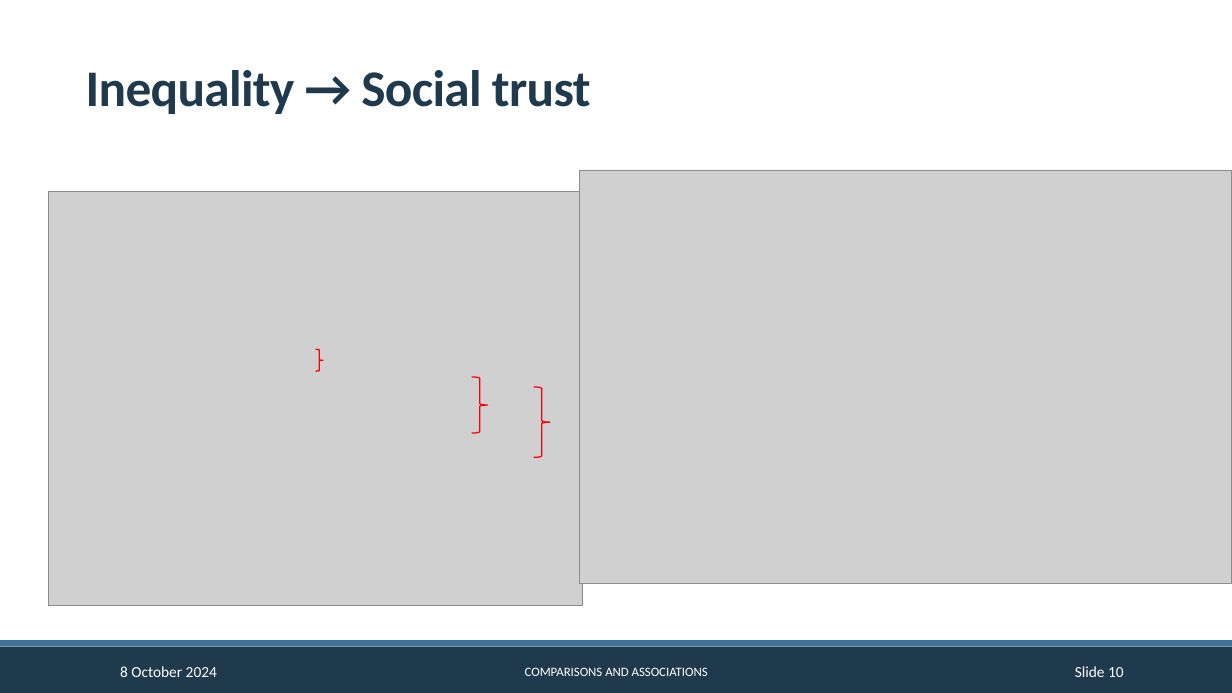
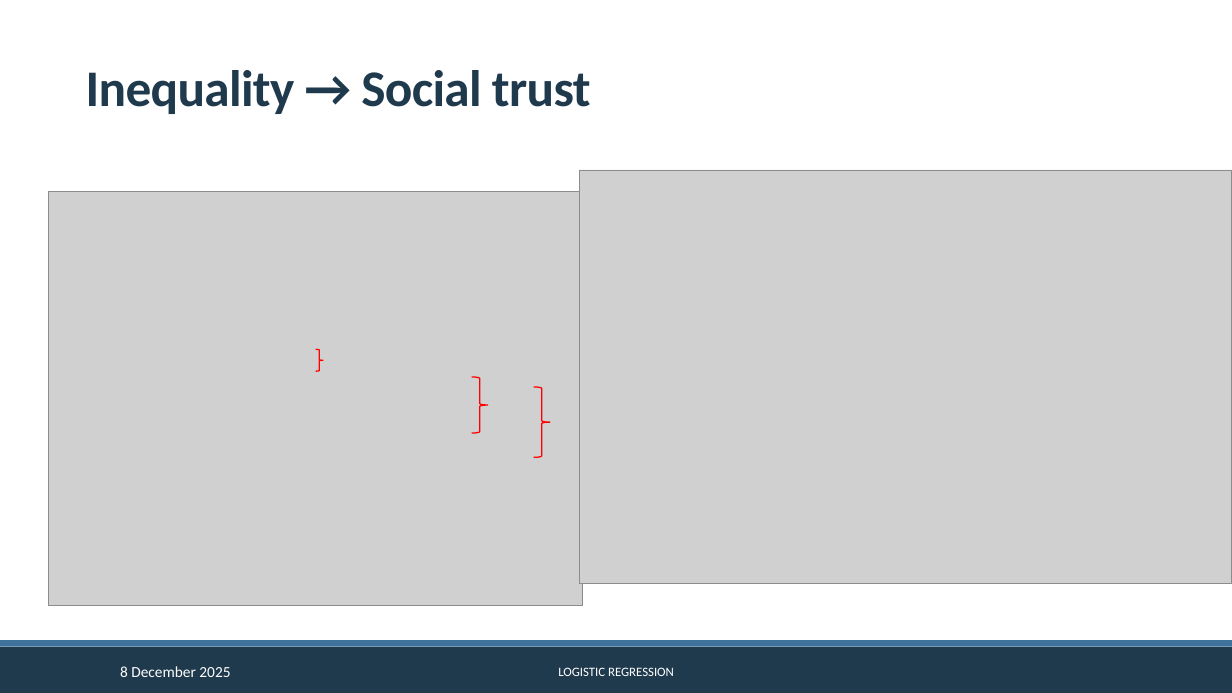
Before and after one commit to CGMoreh/SOC2069-QUANT-25, a slide deck: slide 10 of Materials/Slides/draft_slides_w5.pptx. Drawn at 1232x693 pixels with LibreOffice and Linux fonts; fonts in the diff are those of the drawing; grey boxes stand for pictures; background and template pictures are left out. Boxes give left, top, right and bottom in pixels: in the first picture for what was removed or moved away, otherwise in the second. Text is boxed around its words. In the diff, an @@ line names an element or a change of style, - is before the commit and + after.

```diff
--- a/Materials/Slides/draft_slides_w5.pptx
+++ b/Materials/Slides/draft_slides_w5.pptx
@@ text at (120,666,230,677): text changed @@
-8 October 2024
+8 December 2025
@@ text at (558,667,674,676): text changed @@
-COMPARISONS AND ASSOCIATIONS
+LOGISTIC REGRESSION
@@ page number removed at (1075,666,1124,677) @@
-Slide 10
```
Also in this commit, not shown: 17 other slides changed, 1 other file.
